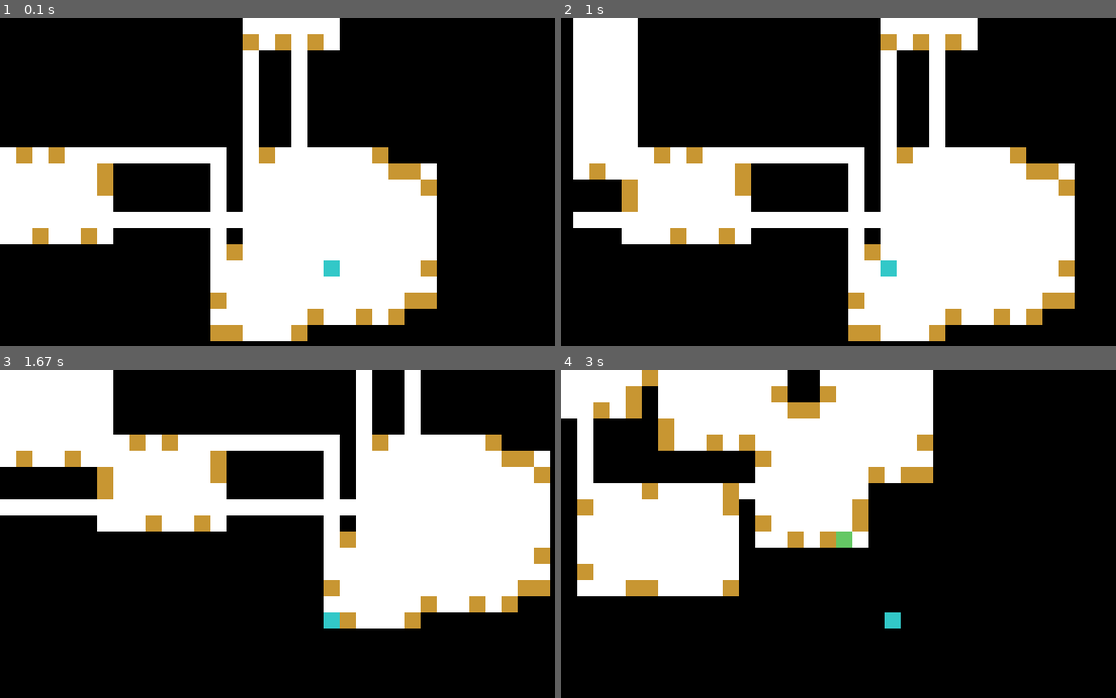
Above: before the commit, frames 1-4 (two rows, left to right).
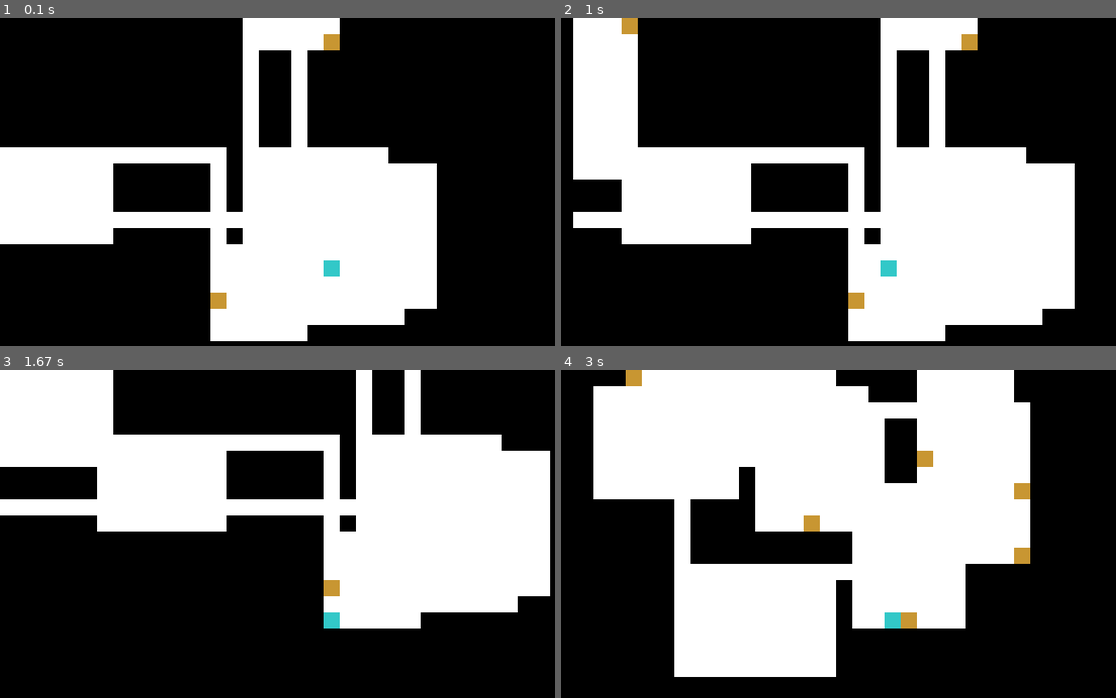
Above: after the commit, the same moments.

Repository: nterrel/mythic-depths
Game: pygame game, started from pygame_test.py
The game is run twice, just before and just after one commit, with the same random seed, the same clock (stepped at 60 frames per second) and the same inputs.
Inputs:
- Up to frame 1 (0.1 s): no input
- Up to frame 2 (1 s): tap E at 0.33 s; hold A from 0.67 s (still down)
- Up to frame 3 (1.67 s): release A at 1.2 s; hold S 1.23-1.53 s
- Up to frame 4 (3 s): tap E at 2 s

The runs differ from the first frame. In frame 1, 3.6% of the frame differs, in the area x 2-79%, y 4-99%; in frame 2, 4.2%; in frame 3, 3.4%; in frame 4, 46%, in the area x 0-85%, y 0-94%.

Commit message:
Doors work but don't let you return to the previous room

Diff:
--- a/pygame_test.py
+++ b/pygame_test.py
@@ -35,40 +35,87 @@
         y = random.randint(0, dungeon.height - h - 1)
         dungeon.add_room(Room(x, y, w, h, TILE_SIZE))
     dungeon.connect_rooms()
-    # Place up to 2 doors per edge, only at valid exits (walkable next to wall)
+    # Adjustable maximum doors per room
+    MAX_DOORS_PER_FLOOR = 5
+    all_door_candidates = []
     for room in dungeon.rooms:
         rx0 = room.x // TILE_SIZE
         ry0 = room.y // TILE_SIZE
         rx1 = (room.x + room.width) // TILE_SIZE
         ry1 = (room.y + room.height) // TILE_SIZE
         # Top edge
-        top_candidates = [x for x in range(rx0, rx1)
-                         if dungeon.grid[ry0][x] == 1 and ry0 > 0 and dungeon.grid[ry0 - 1][x] == 0]
-        for x in random.sample(top_candidates, min(2, len(top_candidates))):
-            d = Door(x, ry0, connected_rooms={room})
+        top_segments = []
+        seg = []
+        for x in range(rx0, rx1):
+            if dungeon.grid[ry0][x] == 1 and ry0 > 0 and dungeon.grid[ry0 - 1][x] == 0:
+                seg.append(x)
+            else:
+                if len(seg) >= 2:
+                    top_segments.append(seg)
+                seg = []
+        if len(seg) >= 2:
+            top_segments.append(seg)
+        for seg in top_segments:
+            cx = seg[len(seg) // 2]
+            all_door_candidates.append((cx, ry0, room))
+        # Bottom edge
+        bot_segments = []
+        seg = []
+        for x in range(rx0, rx1):
+            if dungeon.grid[ry1 - 1][x] == 1 and ry1 < dungeon.height and dungeon.grid[ry1][x] == 0:
+                seg.append(x)
+            else:
+                if len(seg) >= 2:
+                    bot_segments.append(seg)
+                seg = []
+        if len(seg) >= 2:
+            bot_segments.append(seg)
+        for seg in bot_segments:
+            cx = seg[len(seg) // 2]
+            all_door_candidates.append((cx, ry1 - 1, room))
+        # Left edge
+        left_segments = []
+        seg = []
+        for y in range(ry0, ry1):
+            if dungeon.grid[y][rx0] == 1 and rx0 > 0 and dungeon.grid[y][rx0 - 1] == 0:
+                seg.append(y)
+            else:
+                if len(seg) >= 2:
+                    left_segments.append(seg)
+                seg = []
+        if len(seg) >= 2:
+            left_segments.append(seg)
+        for seg in left_segments:
+            cy = seg[len(seg) // 2]
+            all_door_candidates.append((rx0, cy, room))
+        # Right edge
+        right_segments = []
+        seg = []
+        for y in range(ry0, ry1):
+            if dungeon.grid[y][rx1 - 1] == 1 and rx1 < dungeon.width and dungeon.grid[y][rx1] == 0:
+                seg.append(y)
+            else:
+                if len(seg) >= 2:
+                    right_segments.append(seg)
+                seg = []
+        if len(seg) >= 2:
+            right_segments.append(seg)
+        for seg in right_segments:
+            cy = seg[len(seg) // 2]
+            all_door_candidates.append((rx1 - 1, cy, room))
+    # Limit total doors per dungeon floor
+    if len(all_door_candidates) > MAX_DOORS_PER_FLOOR:
+        all_door_candidates = random.sample(
+            all_door_candidates, MAX_DOORS_PER_FLOOR)
+    # Create doors as shared objects between rooms
+    door_objects = {}
+    for x, y, room_ref in all_door_candidates:
+        key = (x, y)
+        if key not in door_objects:
+            d = Door(x, y, connected_rooms={room_ref})
             d.dungeon_context = dungeon
-            doors.append(d)
-        # Bottom edge
-        bot_candidates = [x for x in range(rx0, rx1)
-                         if dungeon.grid[ry1 - 1][x] == 1 and ry1 < dungeon.height and dungeon.grid[ry1][x] == 0]
-        for x in random.sample(bot_candidates, min(2, len(bot_candidates))):
-            d = Door(x, ry1 - 1, connected_rooms={room})
-            d.dungeon_context = dungeon
-            doors.append(d)
-        # Left edge
-        left_candidates = [y for y in range(ry0, ry1)
-                           if dungeon.grid[y][rx0] == 1 and rx0 > 0 and dungeon.grid[y][rx0 - 1] == 0]
-        for y in random.sample(left_candidates, min(2, len(left_candidates))):
-            d = Door(rx0, y, connected_rooms={room})
-            d.dungeon_context = dungeon
-            doors.append(d)
-        # Right edge
-        right_candidates = [y for y in range(ry0, ry1)
-                            if dungeon.grid[y][rx1 - 1] == 1 and rx1 < dungeon.width and dungeon.grid[y][rx1] == 0]
-        for y in random.sample(right_candidates, min(2, len(right_candidates))):
-            d = Door(rx1 - 1, y, connected_rooms={room})
-            d.dungeon_context = dungeon
-            doors.append(d)
+            door_objects[key] = d
+        doors.append(door_objects[key])
     # Place a door at the farthest walkable tile from the start room
     if dungeon.rooms:
         from collections import deque
@@ -149,7 +196,10 @@
 
 def draw_doors(screen, doors, camera_x, camera_y):
     for door in doors:
-        color = (200, 150, 50) if not door.opened else (100, 200, 100)
+        if door.opened:
+            color = (200, 50, 50)  # Red for interacted doors
+        else:
+            color = (200, 150, 50)  # Default color
         rect_x = door.x * TILE_SIZE - camera_x
         rect_y = door.y * TILE_SIZE - camera_y
         pygame.draw.rect(screen, color, pygame.Rect(
@@ -160,7 +210,8 @@
     global dungeon, history, visited_rooms
     for door in doors:
         if not door.opened:
-            dist = ((player.x // TILE_SIZE - door.x) ** 2 + (player.y // TILE_SIZE - door.y) ** 2) ** 0.5
+            dist = ((player.x // TILE_SIZE - door.x) ** 2 +
+                    (player.y // TILE_SIZE - door.y) ** 2) ** 0.5
             if dist <= 2:
                 # Find which room the player is currently in
                 current_room = None
@@ -177,6 +228,7 @@
                 # If door only knows one room, generate and connect a new room
                 if len(door.connected_rooms) == 1:
                     history.append((dungeon, doors, player.x, player.y))
+                    door.opened = True  # Mark the door as used (turns red)
                     dungeon_new, new_doors = generate_dungeon()
                     # Find the room in the new dungeon closest to the door's position
                     min_dist = float('inf')
@@ -194,32 +246,72 @@
                             min_dist = d2
                             new_room = room
                     door.connected_rooms.add(new_room)
-                    # Place paired door at closest edge of new_room, only on walkable tile with valid exit
+                    # Place paired door at center of wall segment
                     edge_candidates = []
                     rx0 = new_room.x // TILE_SIZE
                     ry0 = new_room.y // TILE_SIZE
                     rx1 = (new_room.x + new_room.width) // TILE_SIZE
                     ry1 = (new_room.y + new_room.height) // TILE_SIZE
                     # Top edge
-                    top_candidates = [x for x in range(rx0, rx1)
-                                     if dungeon_new.grid[ry0][x] == 1 and ry0 > 0 and dungeon_new.grid[ry0 - 1][x] == 0]
-                    for x in top_candidates:
-                        edge_candidates.append((x, ry0))
+                    top_segments = []
+                    seg = []
+                    for x in range(rx0, rx1):
+                        if dungeon_new.grid[ry0][x] == 1 and ry0 > 0 and dungeon_new.grid[ry0 - 1][x] == 0:
+                            seg.append(x)
+                        else:
+                            if len(seg) >= 2:
+                                top_segments.append(seg)
+                            seg = []
+                    if len(seg) >= 2:
+                        top_segments.append(seg)
+                    for seg in top_segments:
+                        cx = seg[len(seg) // 2]
+                        edge_candidates.append((cx, ry0))
                     # Bottom edge
-                    bot_candidates = [x for x in range(rx0, rx1)
-                                     if dungeon_new.grid[ry1 - 1][x] == 1 and ry1 < dungeon_new.height and dungeon_new.grid[ry1][x] == 0]
-                    for x in bot_candidates:
-                        edge_candidates.append((x, ry1 - 1))
+                    bot_segments = []
+                    seg = []
+                    for x in range(rx0, rx1):
+                        if dungeon_new.grid[ry1 - 1][x] == 1 and ry1 < dungeon_new.height and dungeon_new.grid[ry1][x] == 0:
+                            seg.append(x)
+                        else:
+                            if len(seg) >= 2:
+                                bot_segments.append(seg)
+                            seg = []
+                    if len(seg) >= 2:
+                        bot_segments.append(seg)
+                    for seg in bot_segments:
+                        cx = seg[len(seg) // 2]
+                        edge_candidates.append((cx, ry1 - 1))
                     # Left edge
-                    left_candidates = [y for y in range(ry0, ry1)
-                                       if dungeon_new.grid[y][rx0] == 1 and rx0 > 0 and dungeon_new.grid[y][rx0 - 1] == 0]
-                    for y in left_candidates:
-                        edge_candidates.append((rx0, y))
+                    left_segments = []
+                    seg = []
+                    for y in range(ry0, ry1):
+                        if dungeon_new.grid[y][rx0] == 1 and rx0 > 0 and dungeon_new.grid[y][rx0 - 1] == 0:
+                            seg.append(y)
+                        else:
+                            if len(seg) >= 2:
+                                left_segments.append(seg)
+                            seg = []
+                    if len(seg) >= 2:
+                        left_segments.append(seg)
+                    for seg in left_segments:
+                        cy = seg[len(seg) // 2]
+                        edge_candidates.append((rx0, cy))
                     # Right edge
-                    right_candidates = [y for y in range(ry0, ry1)
-                                        if dungeon_new.grid[y][rx1 - 1] == 1 and rx1 < dungeon_new.width and dungeon_new.grid[y][rx1] == 0]
-                    for y in right_candidates:
-                        edge_candidates.append((rx1 - 1, y))
+                    right_segments = []
+                    seg = []
+                    for y in range(ry0, ry1):
+                        if dungeon_new.grid[y][rx1 - 1] == 1 and rx1 < dungeon_new.width and dungeon_new.grid[y][rx1] == 0:
+                            seg.append(y)
+                        else:
+                            if len(seg) >= 2:
+                                right_segments.append(seg)
+                            seg = []
+                    if len(seg) >= 2:
+                        right_segments.append(seg)
+                    for seg in right_segments:
+                        cy = seg[len(seg) // 2]
+                        edge_candidates.append((rx1 - 1, cy))
                     # Pick closest edge tile
                     min_edge_dist = float('inf')
                     best_edge = None
@@ -228,17 +320,60 @@
                         if d2 < min_edge_dist:
                             min_edge_dist = d2
                             best_edge = (ex, ey)
+                    # Place player directly next to the paired door
                     if best_edge:
-                        paired_door = Door(best_edge[0], best_edge[1], connected_rooms={current_room, new_room})
-                        paired_door.dungeon_context = dungeon_new
-                        new_doors.append(paired_door)
+                        # Check if a paired door already exists at this location
+                        paired_key = (best_edge[0], best_edge[1])
+                        paired_door = None
+                        for d in new_doors:
+                            if d.x == best_edge[0] and d.y == best_edge[1]:
+                                paired_door = d
+                                break
+                        if not paired_door:
+                            paired_door = Door(best_edge[0], best_edge[1], connected_rooms={
+                                               current_room, new_room})
+                            paired_door.dungeon_context = dungeon_new
+                            new_doors.append(paired_door)
                         globals()['dungeon'] = dungeon_new
                         globals()['doors'] = new_doors
-                        paired_door.open(player, new_room)
+                        # Find a walkable tile adjacent to the paired door
+                        px, py = best_edge
+                        offsets = [(-1, 0), (1, 0), (0, -1), (0, 1)]
+                        for dx, dy in offsets:
+                            nx, ny = px + dx, py + dy
+                            if 0 <= nx < dungeon_new.width and 0 <= ny < dungeon_new.height and dungeon_new.grid[ny][nx] == 1:
+                                player.x = nx * TILE_SIZE
+                                player.y = ny * TILE_SIZE
+                                break
+                        else:
+                            # Fallback: place at paired door
+                            player.x = px * TILE_SIZE
+                            player.y = py * TILE_SIZE
                         return new_doors
                 else:
-                    # Move to the other room
-                    door.open(player, current_room)
+                    # Always require a new dungeon floor for door traversal
+                    history.append((dungeon, doors, player.x, player.y))
+                    dungeon_new, new_doors = generate_dungeon()
+                    # Find a walkable tile inside the first room of the new dungeon
+                    new_room = dungeon_new.rooms[0]
+                    rx0 = new_room.x // TILE_SIZE
+                    ry0 = new_room.y // TILE_SIZE
+                    rx1 = (new_room.x + new_room.width) // TILE_SIZE
+                    ry1 = (new_room.y + new_room.height) // TILE_SIZE
+                    walkable_tile = None
+                    for y in range(ry0 + 1, ry1 - 1):
+                        for x in range(rx0 + 1, rx1 - 1):
+                            if dungeon_new.grid[y][x] == 1:
+                                walkable_tile = (x, y)
+                                break
+                        if walkable_tile:
+                            break
+                    globals()['dungeon'] = dungeon_new
+                    globals()['doors'] = new_doors
+                    if walkable_tile:
+                        player.x = walkable_tile[0] * TILE_SIZE
+                        player.y = walkable_tile[1] * TILE_SIZE
+                    return new_doors
 
 
 # MAIN GAME LOOP
